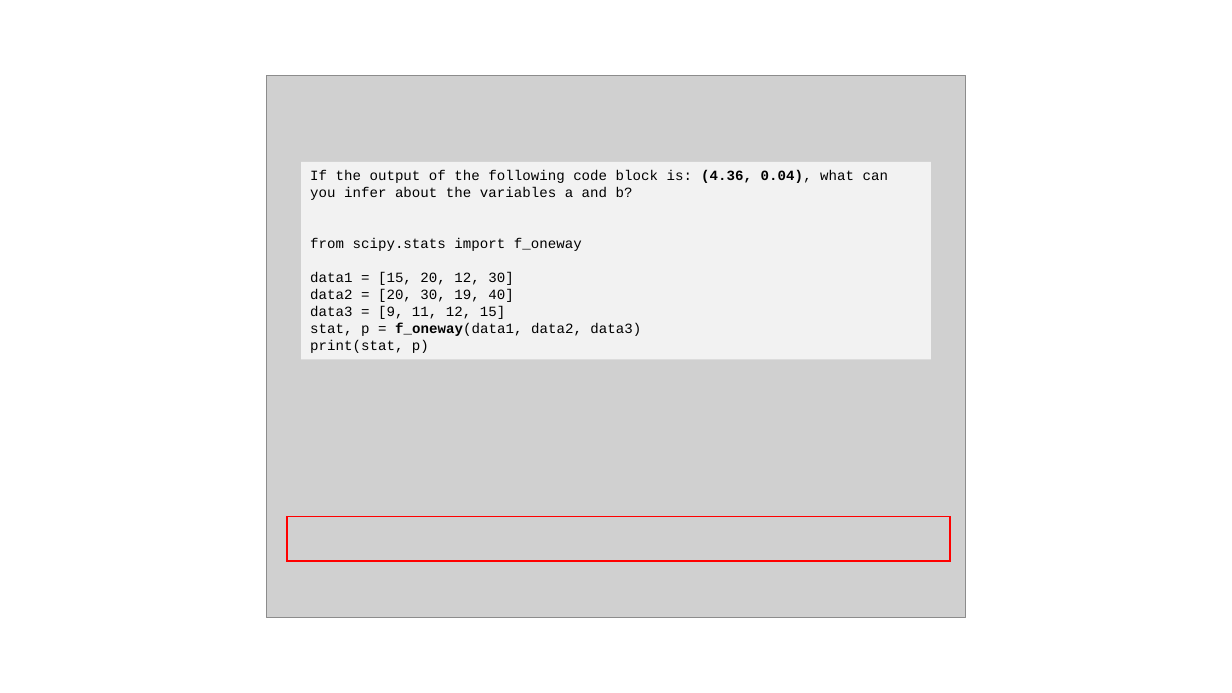
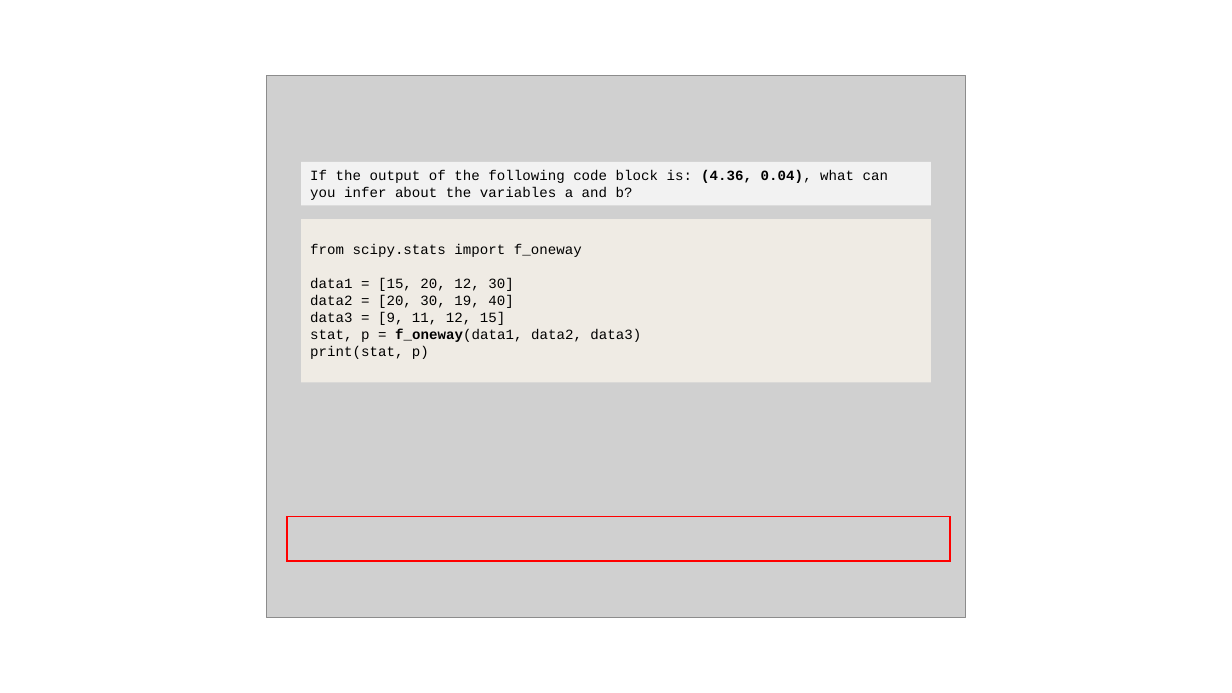
Before and after one commit to JNYH/DataCamp_Assessment, a slide deck: slide 54 of Statistical_Experimentation.pptx (slide 50 before the commit). Drawn at 1232x693 pixels with LibreOffice and Linux fonts; fonts in the diff are those of the drawing; grey boxes stand for pictures. Boxes give left, top, right and bottom in pixels: in the first picture for what was removed or moved away, otherwise in the second. Text is boxed around its words. In the diff, an @@ line names an element or a change of style, - is before the commit and + after.

Commit message:
DataCamp assessment questions

```diff
--- a/Statistical_Experimentation.pptx
+++ b/Statistical_Experimentation.pptx
@@ rectangle "If the output of the ...": place and size @@
-rectangle "If the output of the ..." at (301,162,932,360)
+rectangle "If the output of the ..." at (301,162,932,205)
@@ rectangle added at (301,219,932,383), fill #EFEBE4, 11 pt, text #000000 @@
+from scipy.stats import f_oneway
+data1 = [15, 20, 12, 30]
+data2 = [20, 30, 19, 40]
+data3 = [9, 11, 12, 15]
+stat, p = f_oneway(data1, data2, data3)
+print(stat, p)
@@ text in rectangle at (310,238,641,353): paragraphs removed @@
-from scipy.stats import f_oneway
-data1 = [15, 20, 12, 30]
-data2 = [20, 30, 19, 40]
-data3 = [9, 11, 12, 15]
-stat, p = f_oneway(data1, data2, data3)
-print(stat, p)
```
Also in this commit, not shown: 50 other slides changed, 13 slides added.
